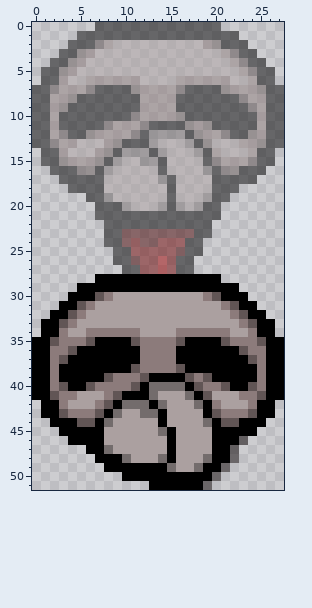
A pixel-art sprite gets an edit: basementrenovator/icons/tippytap.png. Above: the version before the commit.
The file is 28x52 pixels. Colours within 5 levels of each other are drawn and written as one.
After the commit:
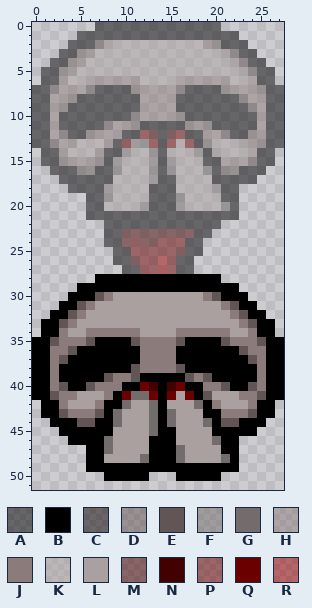
Palette (. is transparent): A #00000080  B #000000  C #08000080  D #61555580  E #615555  F #736c6c80  G #736c6c  H #8c7b7b80  J #8c7b7b  K #aba0a080  L #aba0a0  M #43000080  N #430000  P #6b000080  Q #6b0000  R #9b000080
Change:
@@ x 0..27 @@
 10 AAHAAAAAAAADHHHHDAAAAAAAAHAA
-11 AAHAAAAADHHHDAAAADHDAAAAAHAA
-12 AAHDAADHHHHDAFFFFADHHDAADHAA
-13 AADHHKKKHDAAAFKKKFADKKKHHDAA
-14 .AAHKKKHDAFFFAFKKKFAHKKKHAA.
-15 .AADHHHDAFKKFFAKKKKADHHHDAA.
-16 ..AAADDAFKKKKKAKKKKFADDAAA..
-17 ...AAAAAKKKKKKFAKKKKAAAAA...
-18 ....AAAAKKKKKKKAKKKKAAA.....
-19 ......AAFKKKKKKAKKKFAA......
-20 .......AAAFKKKFAFKFAA.......
-21 .......AAAAAAAAAAAAAA.......
-22 ........AAAAAAAAAAAA........
+11 AAHAAAAADHHDAAAAADHDAAAAAHAA
+12 AAHDAADHHHAAPMAMPAAHHDAADHAA
+13 AADHHKKKHAPFFPAPKPADKKKHHDAA
+14 .AAHKKKHAAFKKFAKKKFAHKKKHAA.
+15 .AADHHHDAFKKKFAFKKKAAHHHDAA.
+16 ..AAADDAAFKKKFAFKKKFADDAAA..
+17 ...AAAAAAKKKKFAAKKKKAAAAA...
+18 ....AAAAFKKKKAAAKKKKFAA.....
+19 ......AAFKKKKAAAFKKKKAA.....
+20 ......AAKKKKFAAAFKKKKFA.....
+21 ......AAAAAAAAAAAAAAAAA.....
+22 ........AAAAAAAAAAAAA.......
 23 ........AAMMMMMMMMAA........
@@ x 0..27 @@
 38 BBJBBBBBBBBEJJJJEBBBBBBBBJBB
-39 BBJBBBBBEJJJEBBBBEJEBBBBBJBB
-40 BBJEBBEJJJJEBGGGGBEJJEBBEJBB
-41 BBEJJLLLJEBBBGLLLGBELLLJJEBB
-42 .BBJLLLJEBGGGBGLLLGBJLLLJBB.
-43 .BBEJJJEBGLLGGBLLLLBEJJJEBB.
-44 ..BBBEEBGLLLLLBLLLLGBEEBBB..
-45 ...BBBBBLLLLLLGBLLLLBBBBB...
-46 ....BBBBLLLLLLLBLLLLBBBC....
-47 ......BBGLLLLLLBLLLLBBC.....
-48 .......BBBGLLLGBLLLGBBC.....
-49 ........BBBBBBBGLLGBBC......
-50 ..........BBBBBBBBBBC.......
-51 .............BBBBBBC........
+39 BBJBBBBBEJJEBBBBBEJEBBBBBJBB
+40 BBJEBBEJJJBBQNBNQBBJJEBBEJBB
+41 BBEJJLLLJBQGGQBQLQBELLLJJEBB
+42 .BBJLLLJBBGLLGBLLLGBJLLLJBB.
+43 .BBEJJJEBGLLLGBGLLLBBJJJEBB.
+44 ..BBBEEBBGLLLGBGLLLGBEEBBB..
+45 ...BBBBBBLLLLGBBLLLLBBBBB...
+46 ....BBBBGLLLLBBBLLLLGBB.....
+47 ......BBGLLLLBBBGLLLLBB.....
+48 ......BBLLLLGBBBGLLLLGB.....
+49 ......BBBBBBBBBBBBBBBBB.....
+50 ........BBBBB...BBBBB.......
+51 ............................
Changed places in both pictures, as pixel boxes (x1, y1, x2, y2):
changed: (86, 121, 239, 229)
changed: (86, 373, 248, 490)
